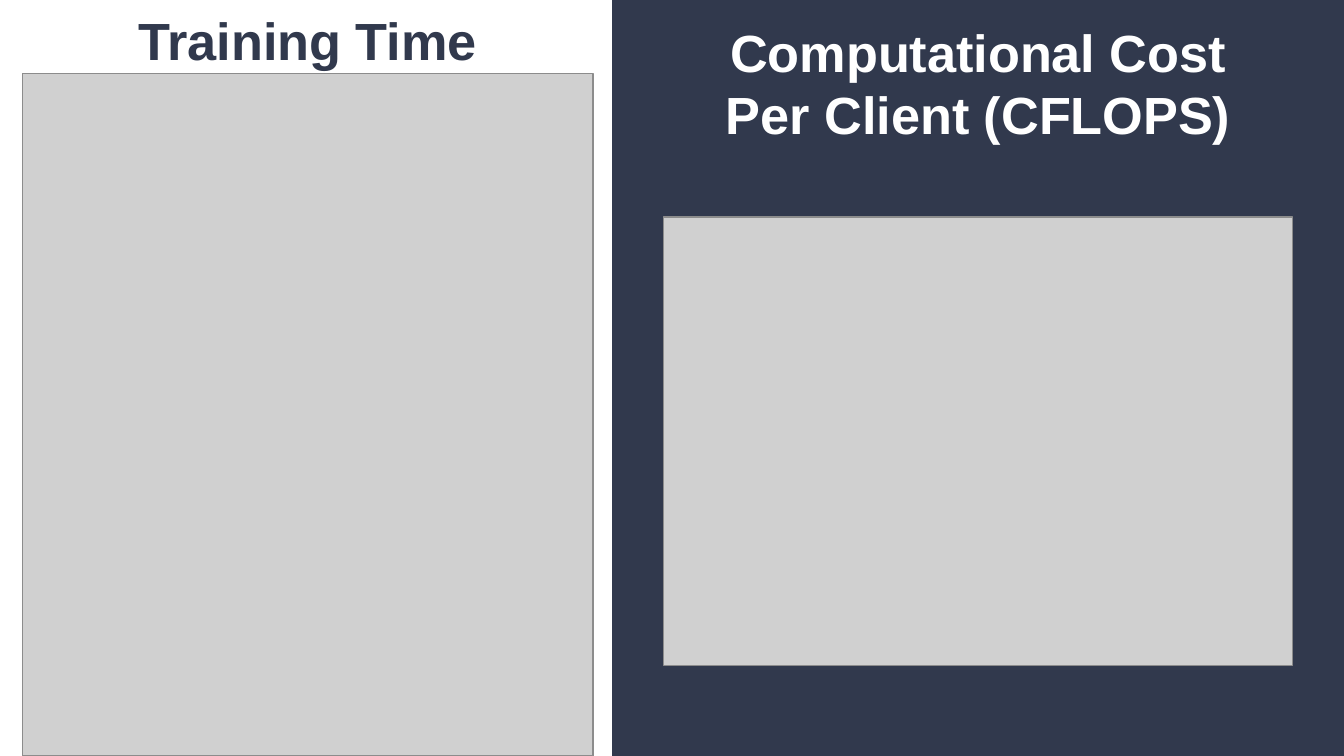
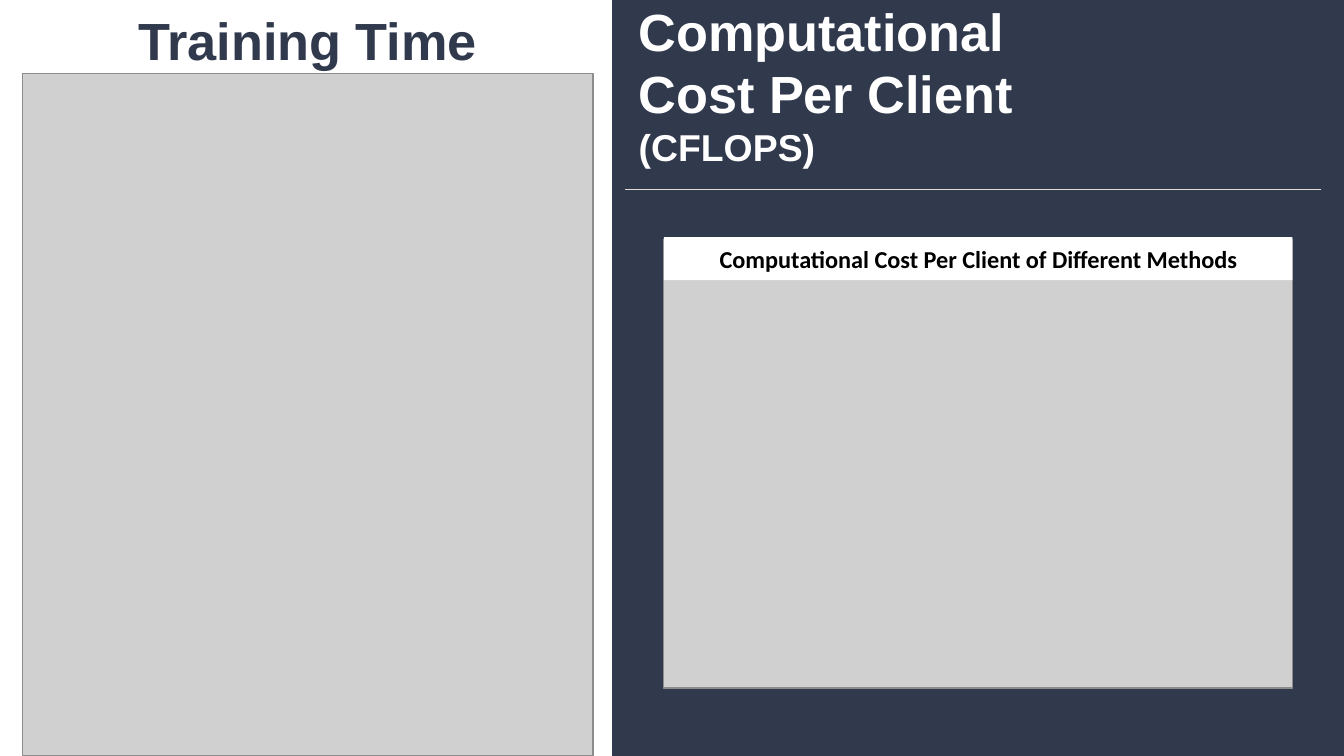
Before and after one commit to Mansi130101/Server-Side-Local-Gradient-Averaging-and-Learning-Rate-Acceleration-for-Scalable-Split-Learning, a slide deck: slide 8 of AAAI FL Presentation.pptx. Drawn at 1344x756 pixels with LibreOffice and Linux fonts; fonts in the diff are those of the drawing; grey boxes stand for pictures. Boxes give left, top, right and bottom in pixels: in the first picture for what was removed or moved away, otherwise in the second. Text is boxed around its words. In the diff, an @@ line names an element or a change of style, - is before the commit and + after.

```diff
--- a/AAAI FL Presentation.pptx
+++ b/AAAI FL Presentation.pptx
@@ text "Computational Cost Per Client (CFLOPS)": place and size @@
-text "Computational Cost Per Client (CFLOPS)" at (726,34,1230,145)
+text "Computational Cost Per Client (CFLOPS)" at (639,13,1013,169)
@@ text "Computational Cost Per Client (CFLOPS)" at (639,13,1013,169): size 28 to 20 pt in "(CFLOPS)"; alignment centre to left @@
@@ line added from (625, 190) to (1321, 190), #E7DCD3 0.75 pt @@
@@ picture: place and size @@
-picture at (664,218,1293,667)
+picture at (664,239,1293,688)
@@ rectangle added at (664,237,1293,280), fill #FFFFFF, 13 pt, text #000000, bold @@
+Computational Cost Per Client of Different Methods
```
Also in this commit, not shown: 6 other slides changed.
